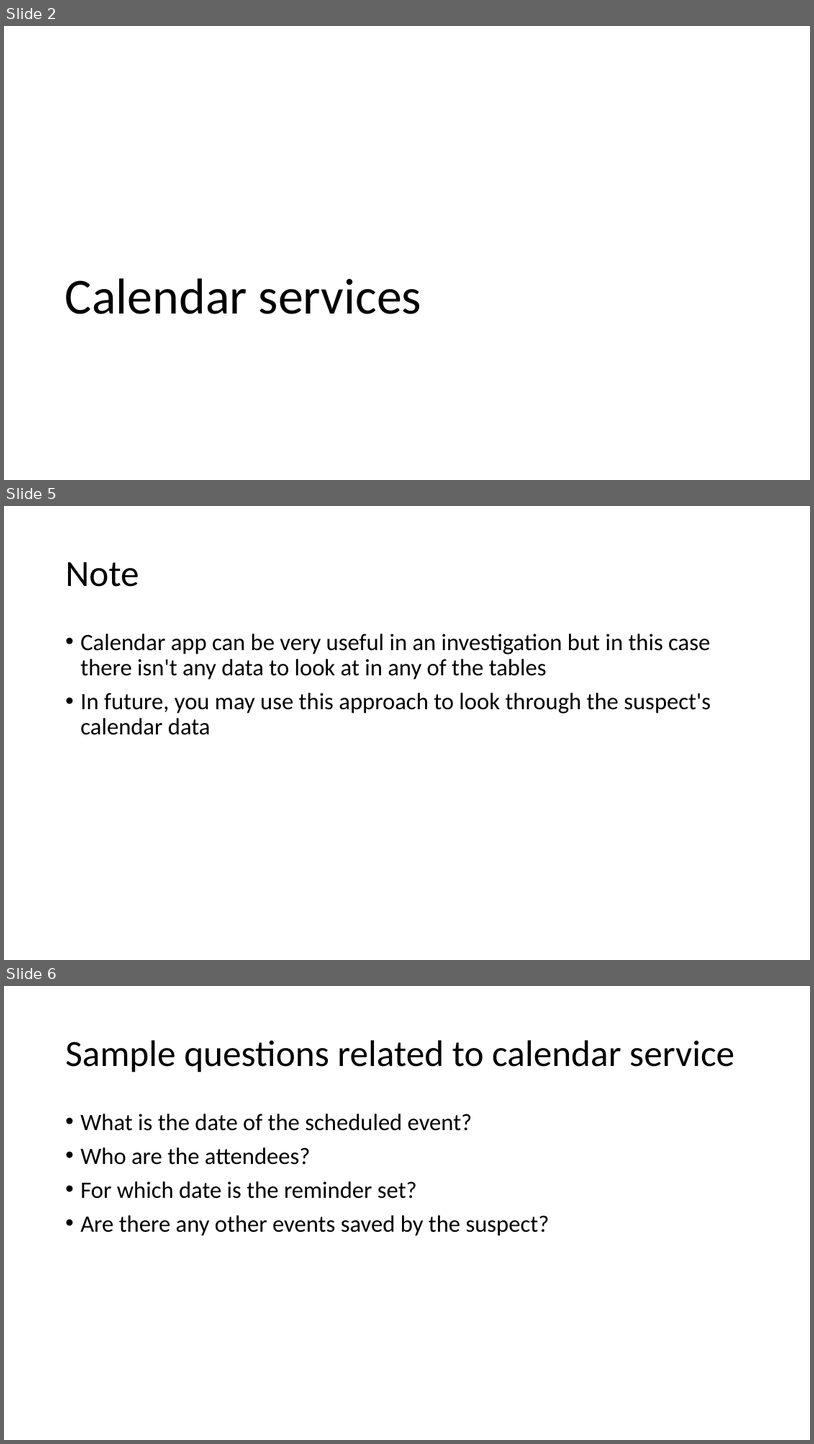
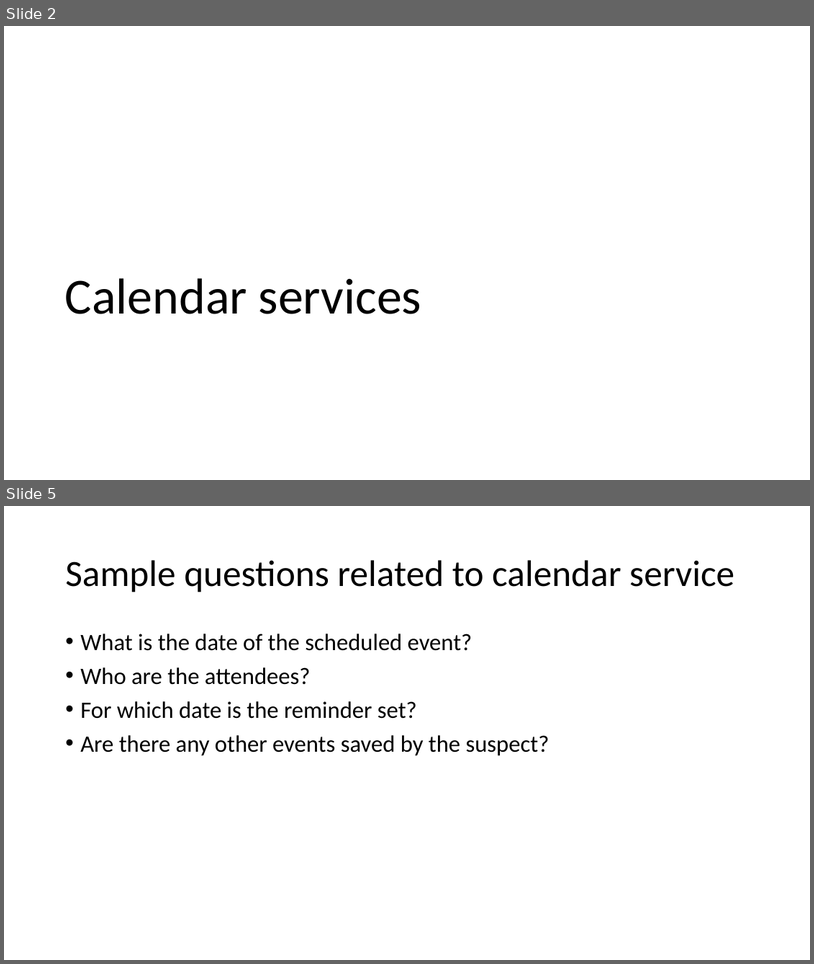
Before and after one commit to frankwxu/digital-forensics-lab, a slide deck: Android10/5_1_3_AOSP_App_Investigations_Calendar.pptx. Shown one above the other, each under a label of ours: slides 2, 5 and 6 before the commit, slides 2 and 5 after it; the slides between them are not shown. The pictures are 814x1444 and 814x964 pixels, drawn with LibreOffice and Linux fonts; fonts in the diff are those of the drawing; background and template pictures are left out. Boxes give left, top, right and bottom in pixels: in the first picture for what was removed or moved away, otherwise in the second. Text is boxed around its words. In the diff, an @@ line names an element or a change of style, - is before the commit and + after.

```diff
--- a/Android10/5_1_3_AOSP_App_Investigations_Calendar.pptx
+++ b/Android10/5_1_3_AOSP_App_Investigations_Calendar.pptx
@@ slide 5 removed at (4, 506, 810, 960), background #FFFFFF @@
@@ title removed at (65, 562, 139, 587) @@
-Note
@@ text removed at (80, 633, 711, 735) @@
-• Calendar app can be very useful in an investigation but in this case there isn't any data to look at in any of the tables
-• In future, you may use this approach to look through the suspect's calendar data
@@ what was slide 6 is now slide 5 @@
```
Also in this commit, not shown: 2 slides changed, 2 other files.
